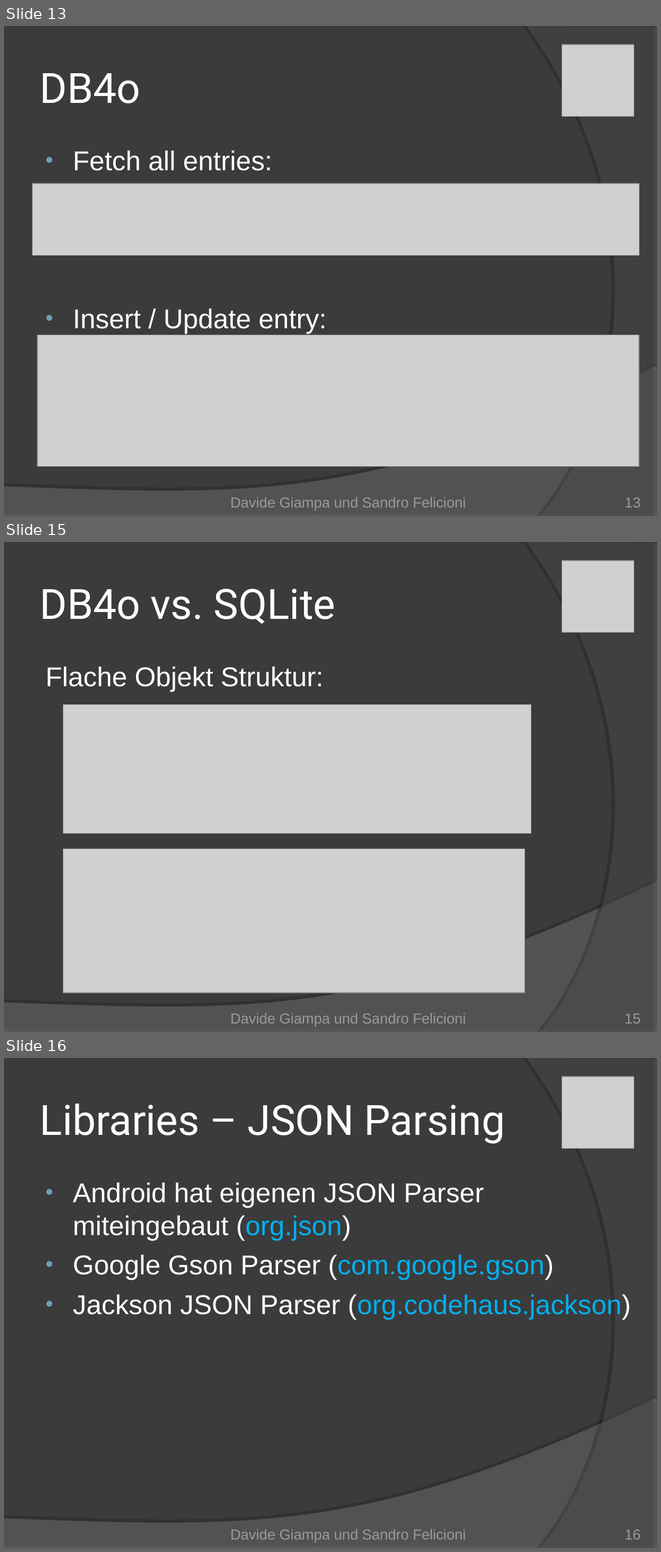
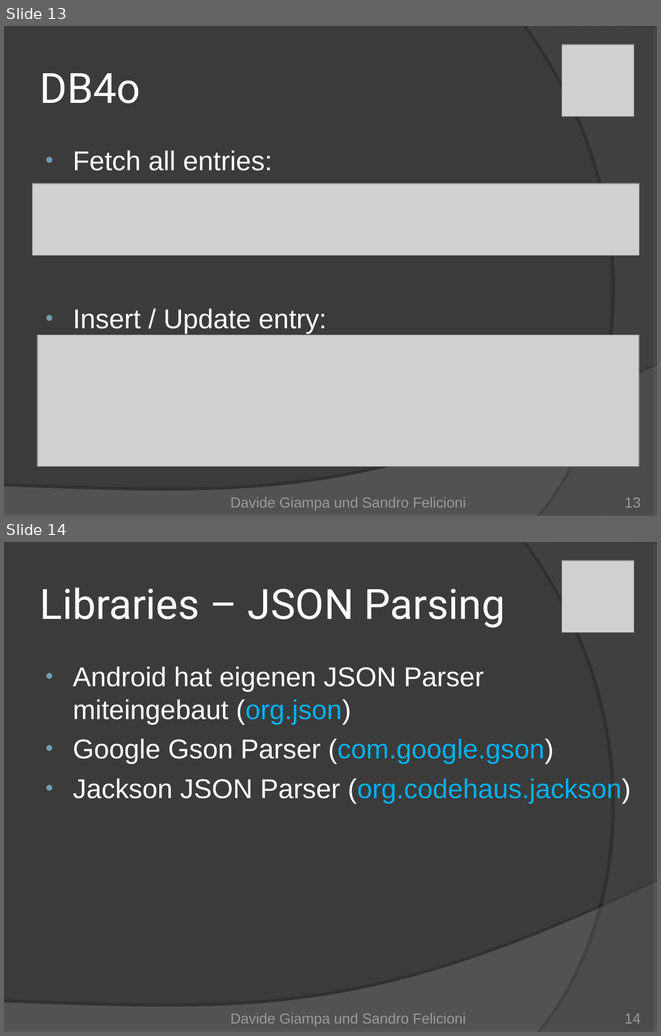
Before and after one commit to Mr-Slash/TrailDevils, a slide deck: doc/01_Project Management/TrailDevils-final.ppt. Shown one above the other, each under a label of ours: slides 13, 15 and 16 before the commit, slides 13 and 14 after it; the slides between them are not shown. The pictures are 661x1552 and 661x1036 pixels, drawn with LibreOffice and Linux fonts; fonts in the diff are those of the drawing; grey boxes stand for pictures. Boxes give left, top, right and bottom in pixels: in the first picture for what was removed or moved away, otherwise in the second. Text is boxed around its words. In the diff, an @@ line names an element or a change of style, - is before the commit and + after.

```diff
--- a/doc/01_Project Management/TrailDevils-final.ppt
+++ b/doc/01_Project Management/TrailDevils-final.ppt
@@ slide 15 removed at (4, 542, 657, 1032), background #3B3B3B; not listed: 2 template elements that a slide beside it also shows @@
@@ picture removed at (562, 560, 634, 632) @@
@@ title removed at (40, 589, 336, 624) @@
-DB4o vs. SQLite
@@ text removed at (45, 667, 324, 691) @@
-Flache Objekt Struktur:
@@ picture removed at (63, 705, 531, 833) @@
@@ picture removed at (63, 848, 524, 992) @@
@@ text removed at (230, 1013, 466, 1026) @@
-Davide Giampa und Sandro Felicioni
@@ page number removed at (625, 1013, 641, 1023) @@
-15
@@ what was slide 16 is now slide 14 @@
@@ page number at (625, 1013, 641, 1023): text changed @@
-16
+14
```
Also in this commit, not shown: 1 slide changed, 1 other slide removed.
